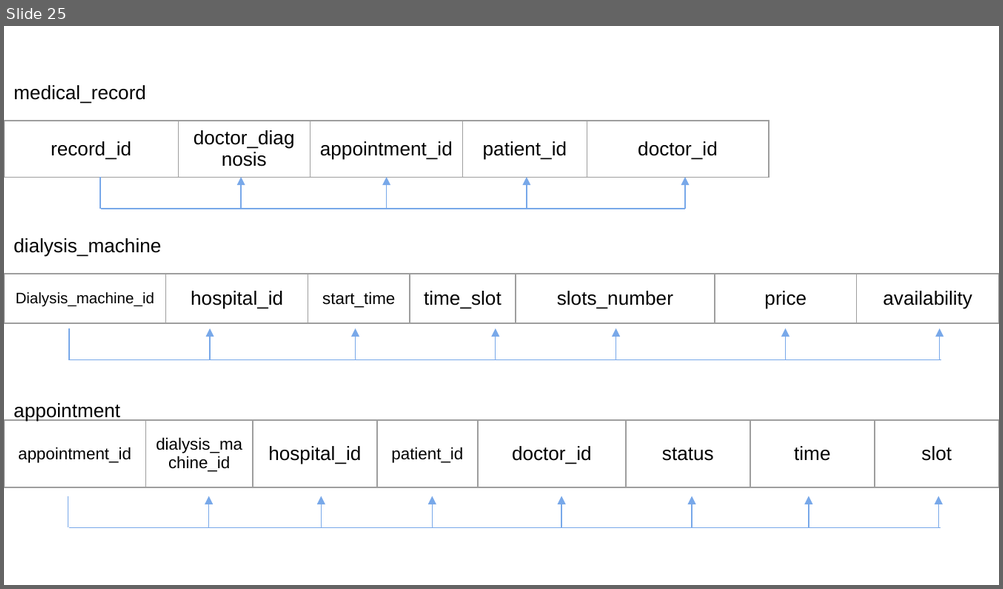
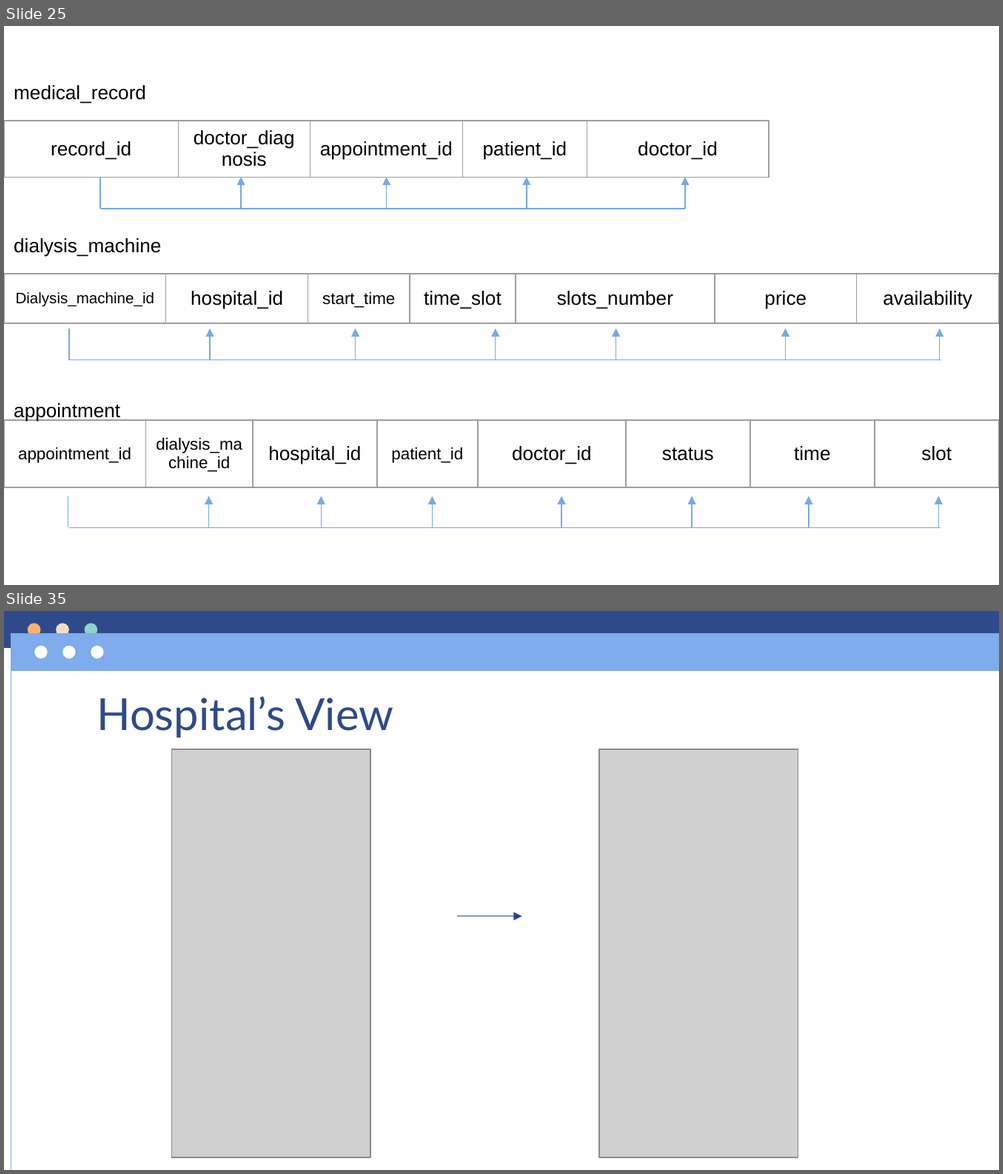
Before and after one commit to DoniaMetwalli/Hospital-System, a slide deck: PresentationV2.pptx. Shown one above the other, each under a label of ours: slide 25 before the commit, slides 25 and 35 after it; the slides between them are not shown. The pictures are 1003x589 and 1003x1174 pixels, drawn with LibreOffice and Linux fonts; fonts in the diff are those of the drawing; grey boxes stand for pictures. Boxes give left, top, right and bottom in pixels: in the first picture for what was removed or moved away, otherwise in the second. Text is boxed around its words. In the diff, an @@ line names an element or a change of style, - is before the commit and + after.

```diff
--- a/PresentationV2.pptx
+++ b/PresentationV2.pptx
@@ slide 35 added at (x1=4, y1=611, x2=999, y2=1170), background #FFFFFF @@
@@ group added at (x1=4, y1=611, x2=999, y2=649): 3 ellipses, 1 freeform shape @@
@@ group added at (x1=11, y1=633, x2=999, y2=1170): 3 ellipses, 1 freeform shape, 1 line @@
@@ title added at (x1=96, y1=696, x2=393, y2=738), 32 pt, text #2F4A8A @@
+Hospital’s View
@@ picture added at (x1=172, y1=749, x2=371, y2=1158) @@
@@ picture added at (x1=599, y1=749, x2=798, y2=1158) @@
@@ arrow added from (457, 917) to (522, 917), #2C4789 0.75 pt @@
```
Also in this commit, not shown: 8 slides changed, 11 other slides added.
